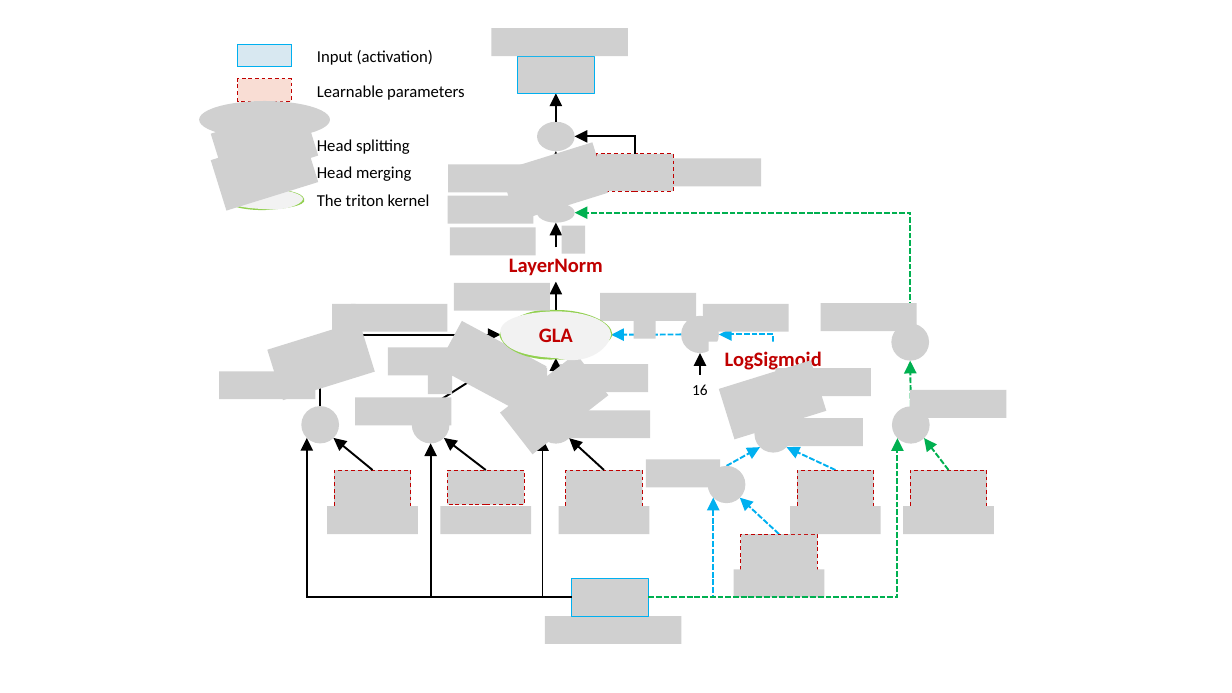
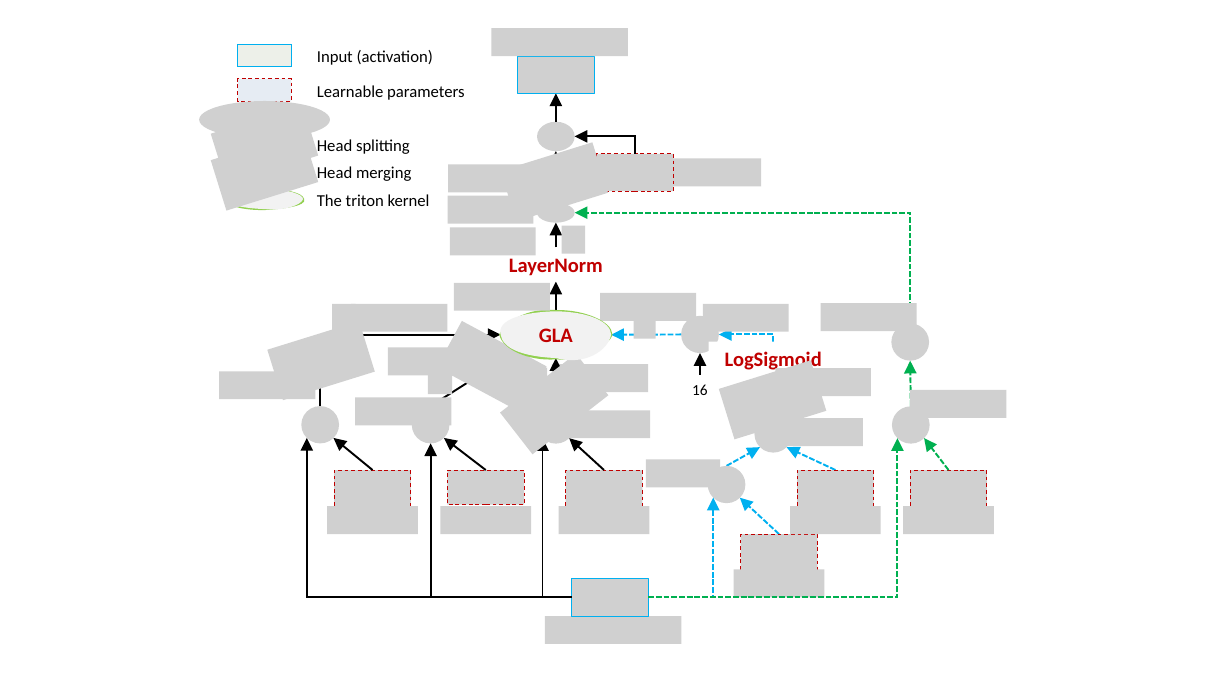
Before and after one commit to lcy-seso/Tiled-EfficientAttention, a slide deck: slide 1 of gla/figures/gated_linear_attention.pptx. Drawn at 1232x693 pixels with LibreOffice and Linux fonts; fonts in the diff are those of the drawing; grey boxes stand for pictures. Boxes give left, top, right and bottom in pixels: in the first picture for what was removed or moved away, otherwise in the second. Text is boxed around its words. In the diff, an @@ line names an element or a change of style, - is before the commit and + after.

```diff
--- a/gla/figures/gated_linear_attention.pptx
+++ b/gla/figures/gated_linear_attention.pptx
@@ rectangle at (x1=238, y1=44, x2=292, y2=67): fill #D8E8F1 to #EDF0E9 @@
@@ rectangle at (x1=238, y1=79, x2=292, y2=101): fill #F9DDD4 to #E6ECF3 @@
```
Also in this commit, not shown: 5 other slides changed, 4 other files.
